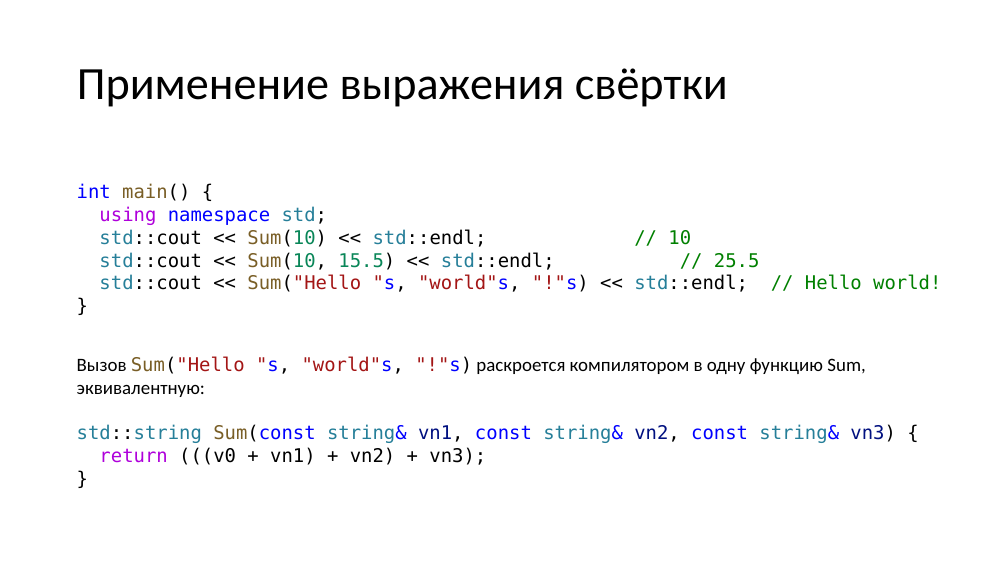
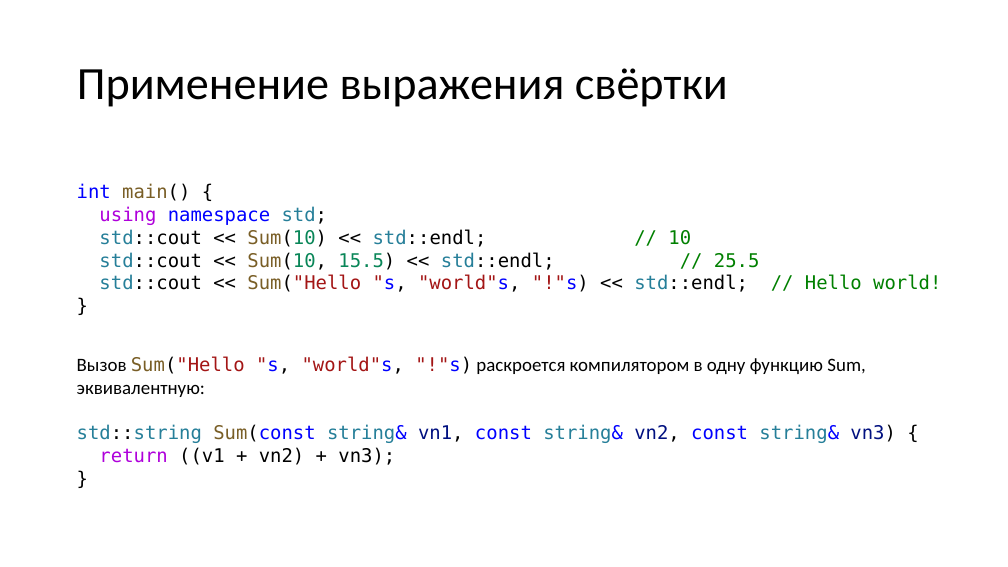
Before and after one commit to alexey-malov/oop, a slide deck: slide 94 of lectures/06/Обобщенное программирование, шаблоны.pptx. Drawn at 1008x567 pixels with LibreOffice and Linux fonts; fonts in the diff are those of the drawing. Boxes give left, top, right and bottom in pixels: in the first picture for what was removed or moved away, otherwise in the second. Text is boxed around its words. In the diff, an @@ line names an element or a change of style, - is before the commit and + after.

```diff
--- a/lectures/06/Обобщенное программирование, шаблоны.pptx
+++ b/lectures/06/Обобщенное программирование, шаблоны.pptx
@@ text at <box>99,447,395,465</box>: text changed @@
-return (((v0 + vn1) + vn2) + vn3);
+return ((v1 + vn2) + vn3);
```
Also in this commit, not shown: 10 other slides changed, 12 slides added, 2 other files.
